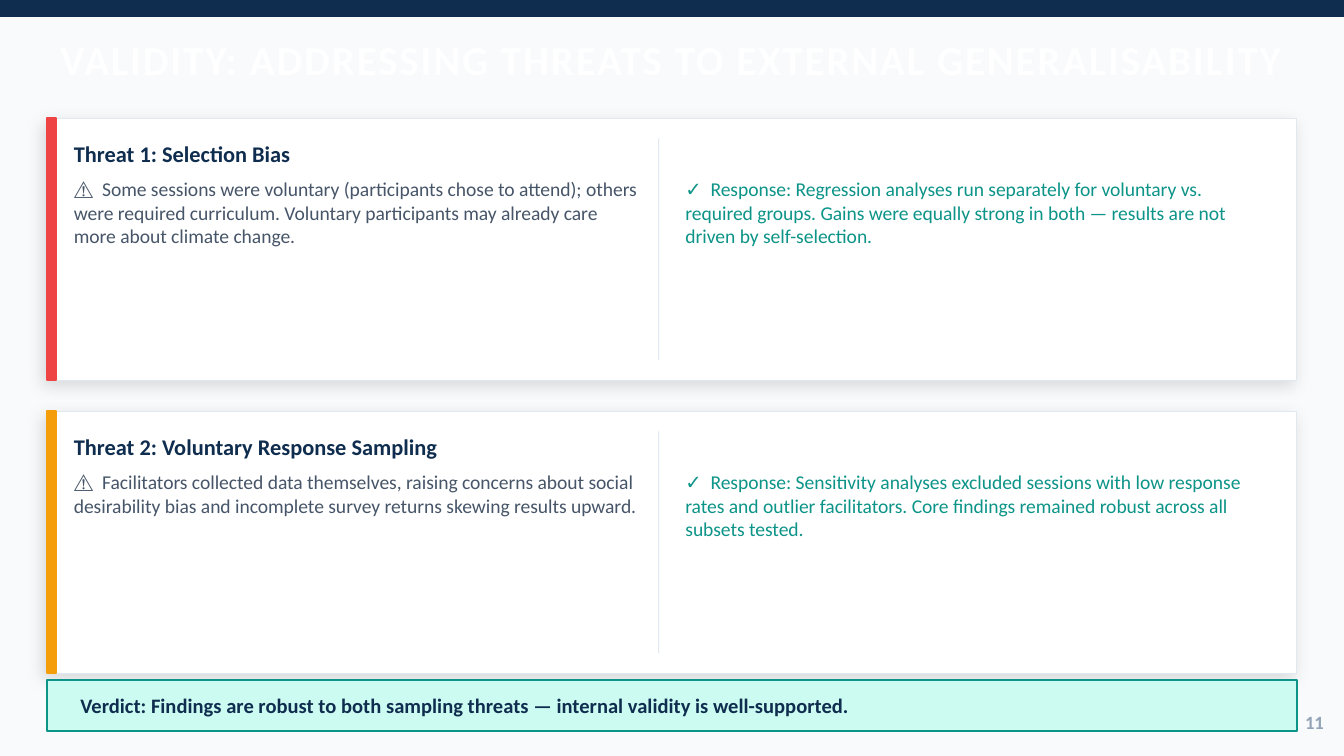
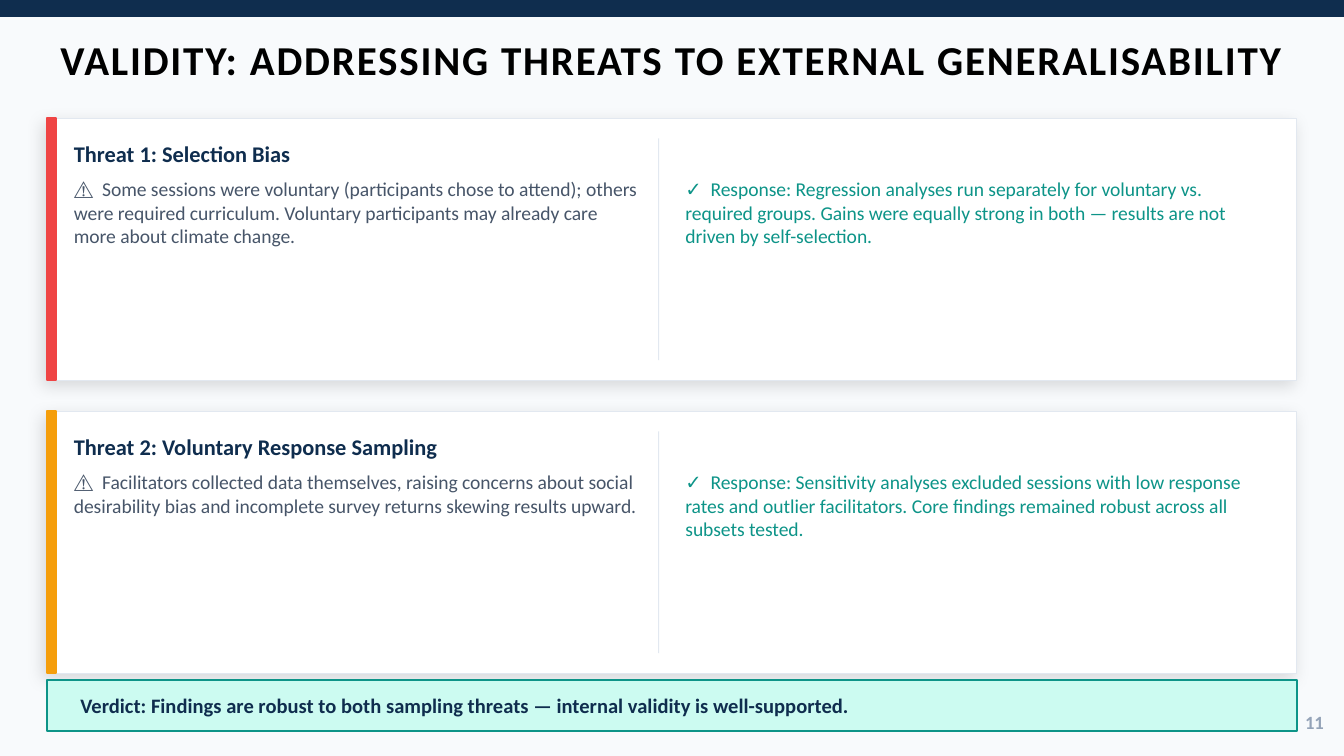
Before and after one commit to ogzknttgl/presentation, a slide deck: slide 11 of WorldClimate_v2.pptx. Drawn at 1344x756 pixels with LibreOffice and Linux fonts; fonts in the diff are those of the drawing. Boxes give left, top, right and bottom in pixels: in the first picture for what was removed or moved away, otherwise in the second. Text is boxed around its words. In the diff, an @@ line names an element or a change of style, - is before the commit and + after.

```diff
--- a/WorldClimate_v2.pptx
+++ b/WorldClimate_v2.pptx
@@ text added at (60, 48, 1281, 76), 22 pt, text #000000, bold @@
+VALIDITY: ADDRESSING THREATS TO EXTERNAL GENERALISABILITY
```
Also in this commit, not shown: 12 other slides changed, 1 slide removed.
